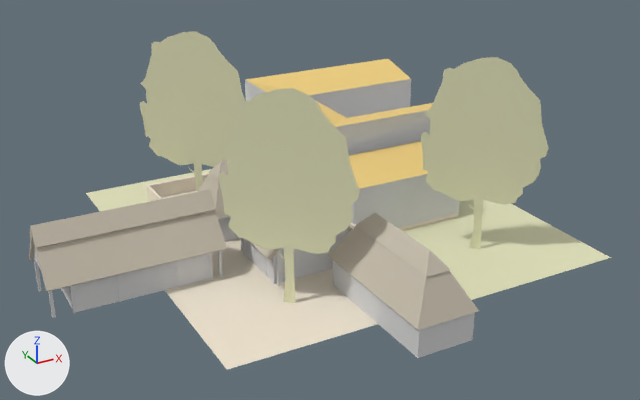
One commit to the OBJ model assets/stl_export/w2w1.obj: the scene before it, then after it.
One viewpoint serves both versions: a 50 mm lens placed at (-30.9, -54.9, 29.2), pointed at (-3.0, -4.2, 3.9). Lighting does not change. The marker at lower left points along +X, +Y and +Z. The picture after the commit comes second. Where no turn or scale is listed for an object, it has been applied to the vertices. Vertices at exactly the same position are counted once.

The first picture shows 'w2w1'.
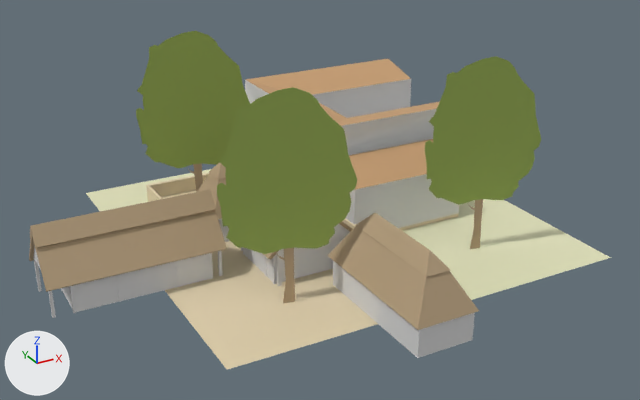
Boxes [x1, y1, x2, y2] around the edits, measured in the pictures (640 x 400 px; the box of a moved part takes in the faces that stretch with it):
'w2w1', recoloured, reshaped (pale yellow to brown)
    both: [29, 31, 611, 370]
part 1 of me_w2w1, moved or reshaped
    before: [141, 31, 544, 284]
    after: [137, 31, 537, 283]
part 2 of me_w2w1, recoloured
    both: [196, 165, 481, 303]
part 3 of me_w2w1, recoloured
    before: [140, 96, 549, 254]
    after: [136, 93, 541, 254]

What changed in the scene script:
```text
Change mat_straw:
    mat_straw.base_color: (0.569, 0.514, 0.42) -> (0.447, 0.333, 0.204)  # light grey #c7bead -> beige #b29c7d
Change mat_material:
    mat_material.base_color: (0.878, 0.639, 0.224) -> (0.577, 0.349, 0.176)  # yellow #f1d182 -> brown #c89f74
Change mat_cortyard:
    mat_cortyard.base_color: (0.878, 0.792, 0.651) -> (0.757, 0.639, 0.427)  # pale yellow #f1e6d3 -> beige #e2d1af
Add mat_tree:
    mat_tree = principled_material('tree')
    mat_tree.base_color = (0.294, 0.4, 0.0902)  # green #94aa55
    mat_tree.roughness = 1.0
Change me_w2w1:
    where me_w2w1.from_pydata(...)  # 646 vertices, 916 faces; spans x -22.6..15.0, y -19.4..15.0, z -0.3..14.4
    used by ob_w2w1; location = (0.0, 0.0, 0.0)
    me_w2w1 part 1
    74 vertices are removed from x -11.7..10.3, y -12.4..9.1, z 2.4..14.4
    108 faces are deleted
    10 vertices in x -11.8..4.1, y -7.4..9.2, z 5.9..8.8 move by (-0.8, -1.6, 0.0)
    7 vertices in x -8.7..7.1, y -9.8..6.7, z -0.3..3.9 move by (-0.1, -0.1, 0.0)
    7 vertices in x -5.4..10.5, y -12.5..4.0, z 5.8..9.4 move by (0.8, 1.5, 0.0)
    7 vertices in x -5.3..10.5, y -12.6..3.9, z 6.4..9.1 move by (0.8, 1.6, 0.0)
    6 vertices in x -8.3..-7.8, y -10.2..6.3, z 1.4..3.9 move by (0.1, 0.1, 0.0)
    6 vertices in x -11.5..4.3, y -7.6..9.0, z 5.2..9.3 move by (-0.7, -1.5, 0.0)
    68 vertices move from x -11.8..10.8, y -12.8..9.2, z -0.3..9.4 to x -12.7..11.6, y -11.1..7.6, z -0.3..9.4
    74 vertices are added at x -12.5..11.0, y -10.9..7.5, z 2.4..14.4
    33 new faces join them, mat_straw (beige #b29c7d)
    75 new faces join them, mat_tree (green #94aa55)
    me_w2w1 part 2: 27 faces spanning x -8.9..7.7, y -10.1..6.6, z -0.3..3.9 switch from mat_w (beige #e2e2bc) to mat_straw (beige #b29c7d)
    me_w2w1 part 3: 75 faces spanning x -12.7..11.6, y -11.1..7.6, z 3.4..9.4 switch from mat_w (beige #e2e2bc) to mat_tree (green #94aa55)
```
